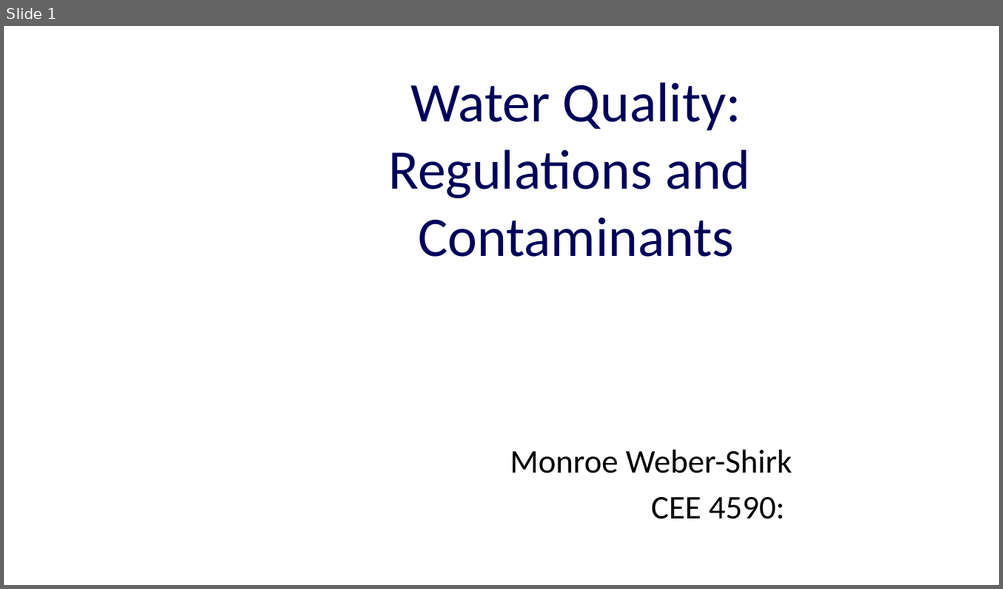
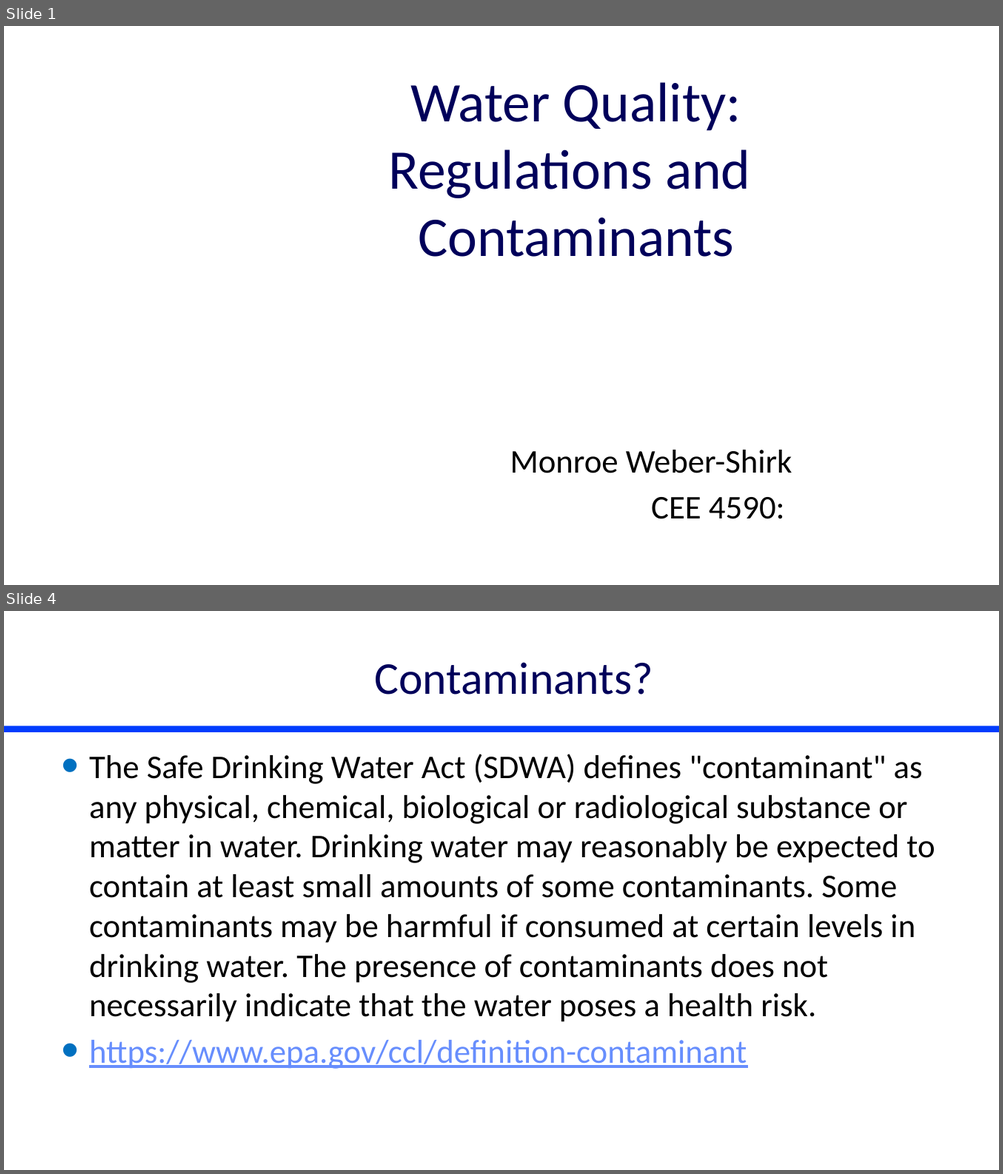
Before and after one commit to monroews/CEE4590, a slide deck: Lectures/Water Quality.pptx. Shown one above the other, each under a label of ours: slide 1 before the commit, slides 1 and 4 after it; the slides between them are not shown. The pictures are 1003x589 and 1003x1174 pixels, drawn with LibreOffice and Linux fonts; fonts in the diff are those of the drawing. Boxes give left, top, right and bottom in pixels: in the first picture for what was removed or moved away, otherwise in the second. Text is boxed around its words. In the diff, an @@ line names an element or a change of style, - is before the commit and + after.

```diff
--- a/Lectures/Water Quality.pptx
+++ b/Lectures/Water Quality.pptx
@@ slide 4 added at <box>4,611,999,1170</box>, background #FFFFFF @@
@@ title added at <box>374,662,653,695</box>, 44 pt, text #00005A @@
+Contaminants?
@@ line added from (4, 729) to (999, 729), #003CFE 6 pt @@
@@ text added at <box>89,754,934,1069</box>, 32 pt, text #000000 @@
+• The Safe Drinking Water Act (SDWA) defines "contaminant" as any physical, chemical, biological or radiological substance or matter in water. Drinking water may reasonably be expected to contain at least small amounts of some contaminants. Some contaminants may be harmful if consumed at certain levels in drinking water. The presence of contaminants does not necessarily indicate that the water poses a health risk.
+• https://www.epa.gov/ccl/definition-contaminant
```
Also in this commit, not shown: 2 slides changed, 1 other file.
